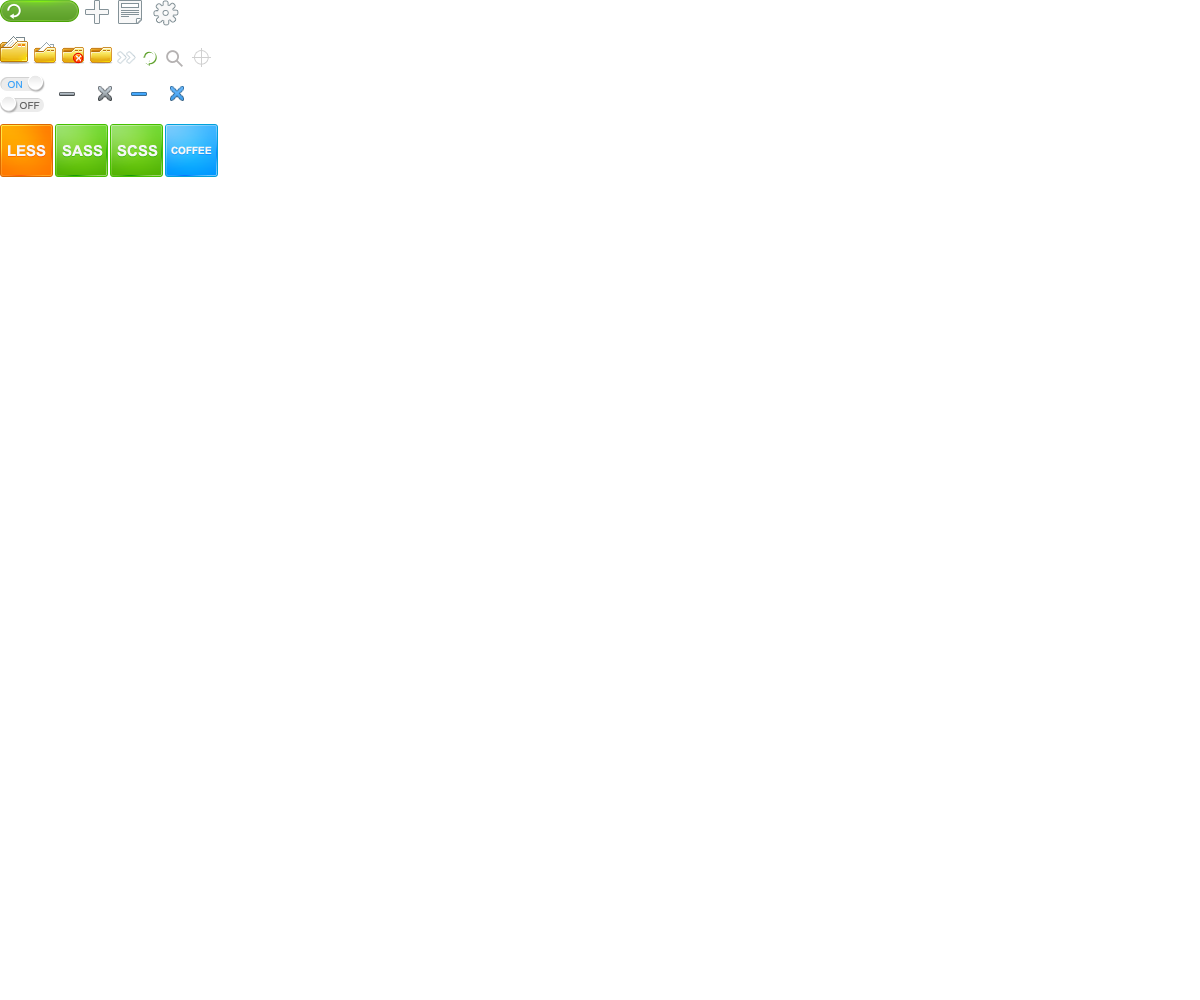
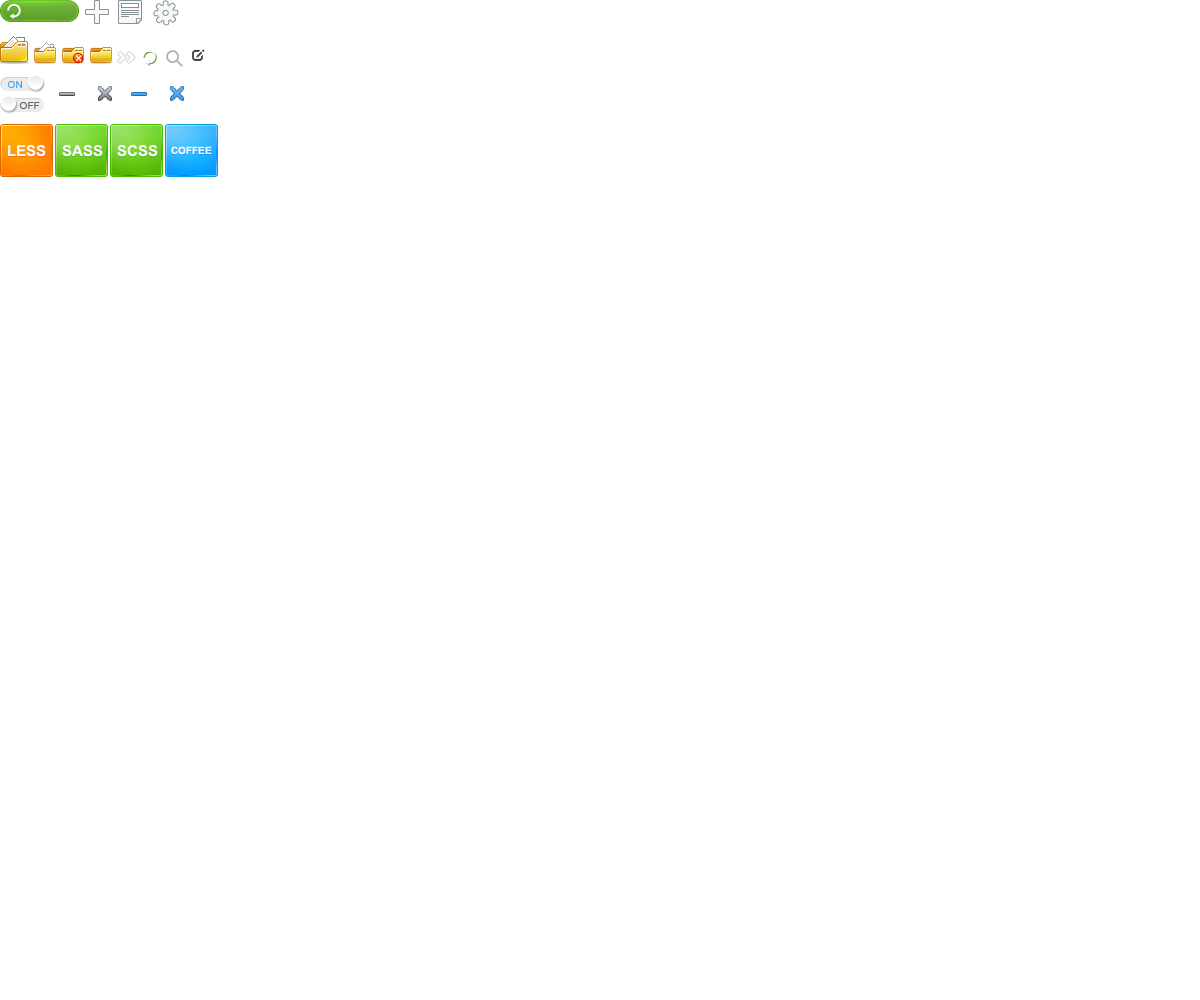
Before/after of a 1200 × 1000 layered artwork. What changed in the layer stack:
renamed "open" to "ico-edit", moved it above "SCSS", painted on it over [192, 48, 211, 67]
